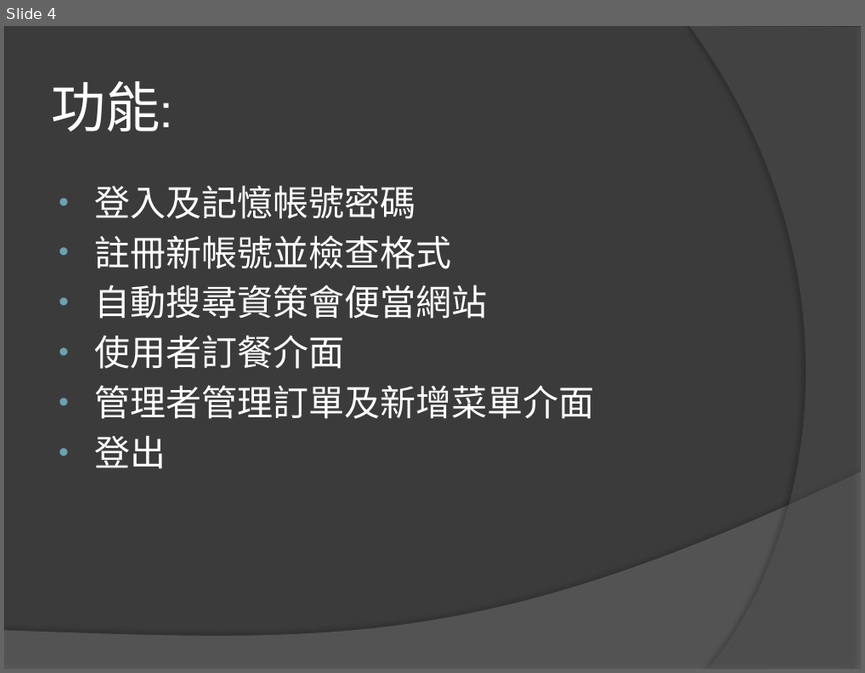
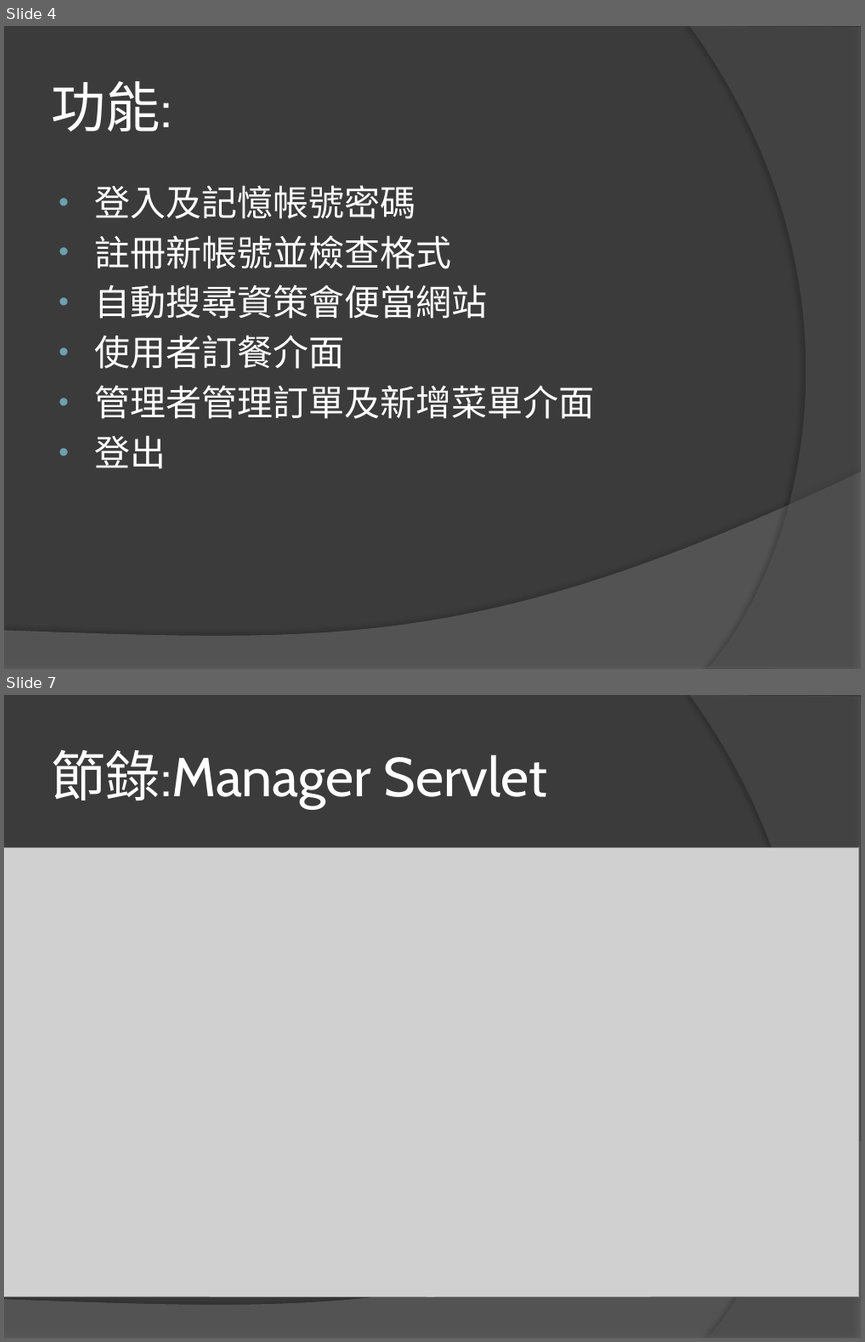
Before and after one commit to jthung1988/EEIT112, a slide deck: MidProject_JDBC/期中專題JDBC.pptx. Shown one above the other, each under a label of ours: slide 4 before the commit, slides 4 and 7 after it; the slides between them are not shown. The pictures are 865x673 and 865x1342 pixels, drawn with LibreOffice and Linux fonts; fonts in the diff are those of the drawing; grey boxes stand for pictures. Boxes give left, top, right and bottom in pixels: in the first picture for what was removed or moved away, otherwise in the second. Text is boxed around its words. In the diff, an @@ line names an element or a change of style, - is before the commit and + after.

```diff
--- a/MidProject_JDBC/期中專題JDBC.pptx
+++ b/MidProject_JDBC/期中專題JDBC.pptx
@@ slide 7 added at (x1=4, y1=695, x2=861, y2=1338), background #3B3B3B; not listed: 2 template elements that a slide beside it also shows @@
@@ title added at (x1=51, y1=750, x2=547, y2=809), 46 pt, text #FFFFFF @@
+節錄:Manager Servlet
@@ picture added at (x1=4, y1=847, x2=859, y2=1297) @@
```
Also in this commit, not shown: 2 slides changed, 2 other slides added, 1 other file.
